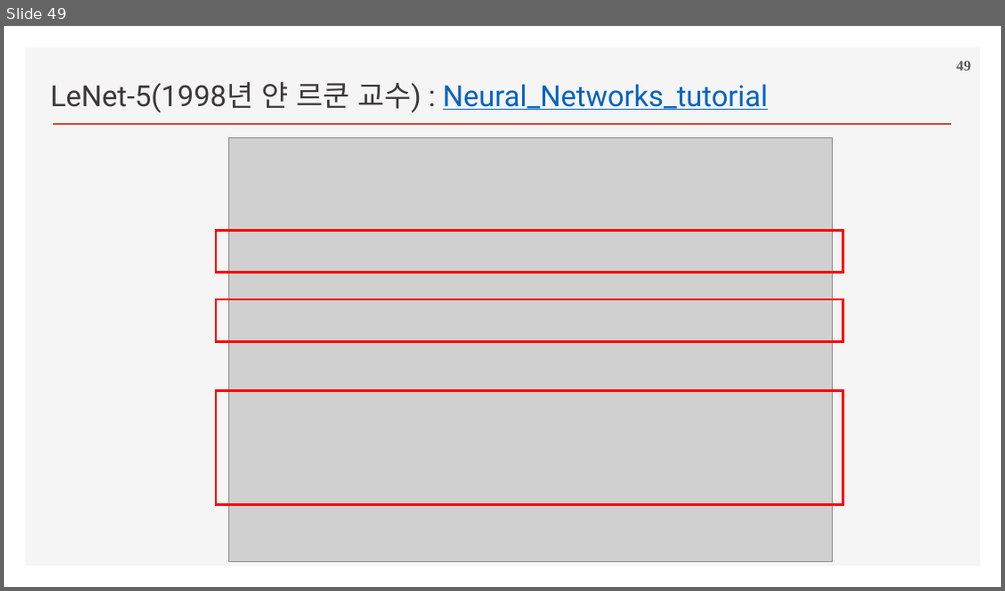
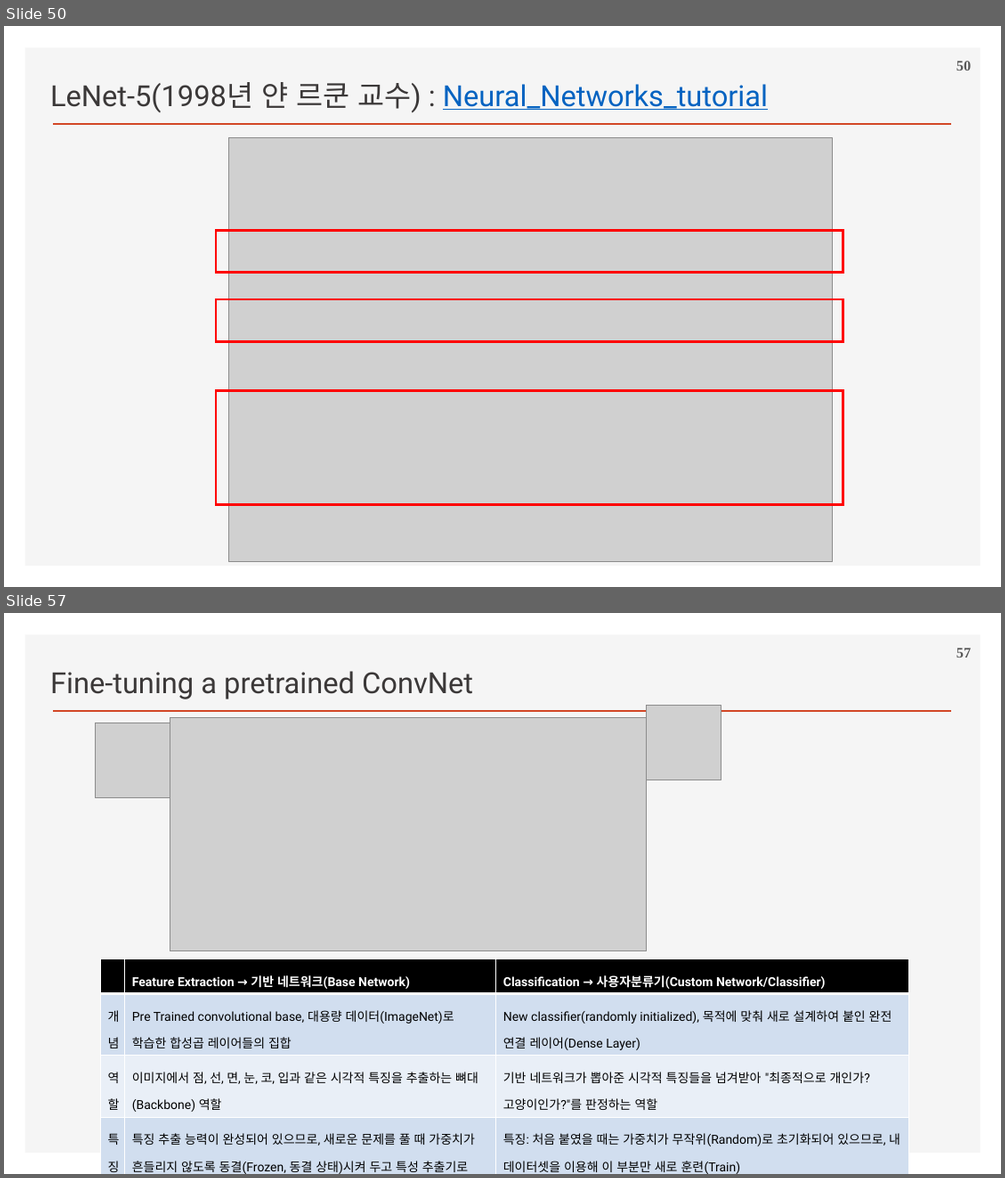
Before and after one commit to ancestor9/2026_Fall_Deep-Learning-with-Python, a slide deck: Chapter 08 Image Classification.pptx. Shown one above the other, each under a label of ours: slide 49 before the commit, slides 50 and 57 after it; the slides between them are not shown. The pictures are 1005x591 and 1005x1178 pixels, drawn with LibreOffice and Linux fonts; fonts in the diff are those of the drawing; grey boxes stand for pictures; background and template pictures are left out. Boxes give left, top, right and bottom in pixels: in the first picture for what was removed or moved away, otherwise in the second. Text is boxed around its words. In the diff, an @@ line names an element or a change of style, - is before the commit and + after.

```diff
--- a/Chapter 08 Image Classification.pptx
+++ b/Chapter 08 Image Classification.pptx
@@ slide 57 added at (x1=4, y1=613, x2=1001, y2=1174), background #FFFFFF; not listed: 2 template elements that a slide beside it also shows @@
@@ page number added at (x1=956, y1=648, x2=971, y2=657), 14 pt, text #595959, bold @@
+57
@@ text added at (x1=50, y1=671, x2=473, y2=699), 28 pt, text #3B3838 @@
+Fine-tuning a pretrained ConvNet
@@ picture added at (x1=170, y1=717, x2=647, y2=951) @@
@@ picture added at (x1=647, y1=706, x2=721, y2=780) @@
@@ picture added at (x1=96, y1=722, x2=170, y2=797) @@
@@ table added at (x1=100, y1=959, x2=908, y2=1174), 4 rows, 3 columns @@
+ | Feature Extraction → 기반 네트워크(Base Network) | Classification → 사용자분류기(Custom Network/Classifier)
+개념 | Pre Trained convolutional base, 대용량 데이터(ImageNet)로 학습한 합성곱 레이어들의 집합 | New classifier(randomly initialized), 목적에 맞춰 새로 설계하여 붙인 완전 연결 레이어(Dense Layer)
+역할 | 이미지에서 점, 선, 면, 눈, 코, 입과 같은 시각적 특징을 추출하는 뼈대(Backbone) 역할 | 기반 네트워크가 뽑아준 시각적 특징들을 넘겨받아 "최종적으로 개인가? 고양이인가?"를 판정하는 역할
+특징 | 특징 추출 능력이 완성되어 있으므로, 새로운 문제를 풀 때 가중치가 흔들리지 않도록 동결(Frozen, 동결 상태)시켜 두고 특성 추출기로 재사용 | 특징: 처음 붙였을 때는 가중치가 무작위(Random)로 초기화되어 있으므로, 내 데이터셋을 이용해 이 부분만 새로 훈련(Train)
@@ what was slide 49 is now slide 50 @@
@@ page number at (x1=956, y1=61, x2=971, y2=70): text changed @@
-49
+50
```
Also in this commit, not shown: 1 slide changed, 8 other slides added.
